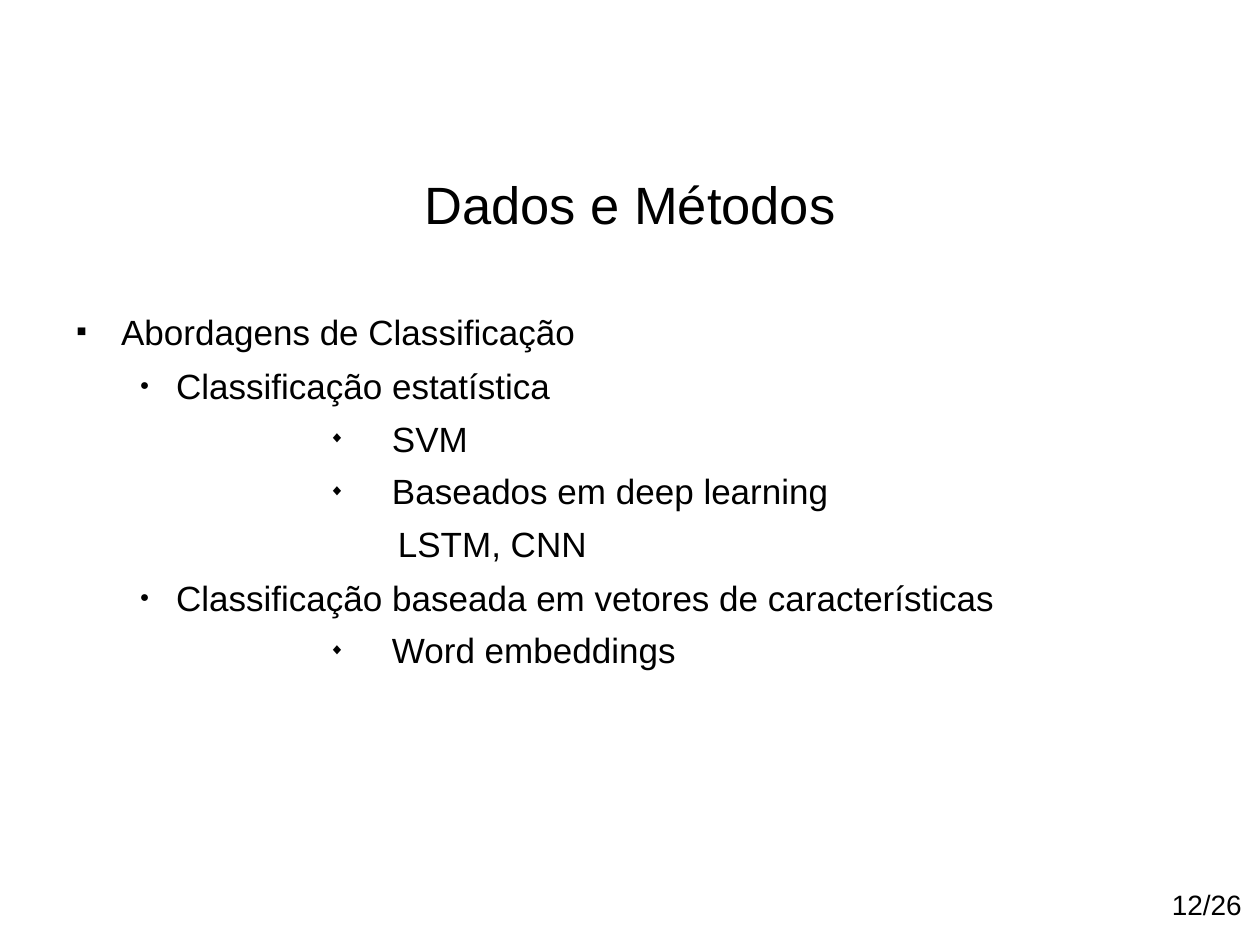
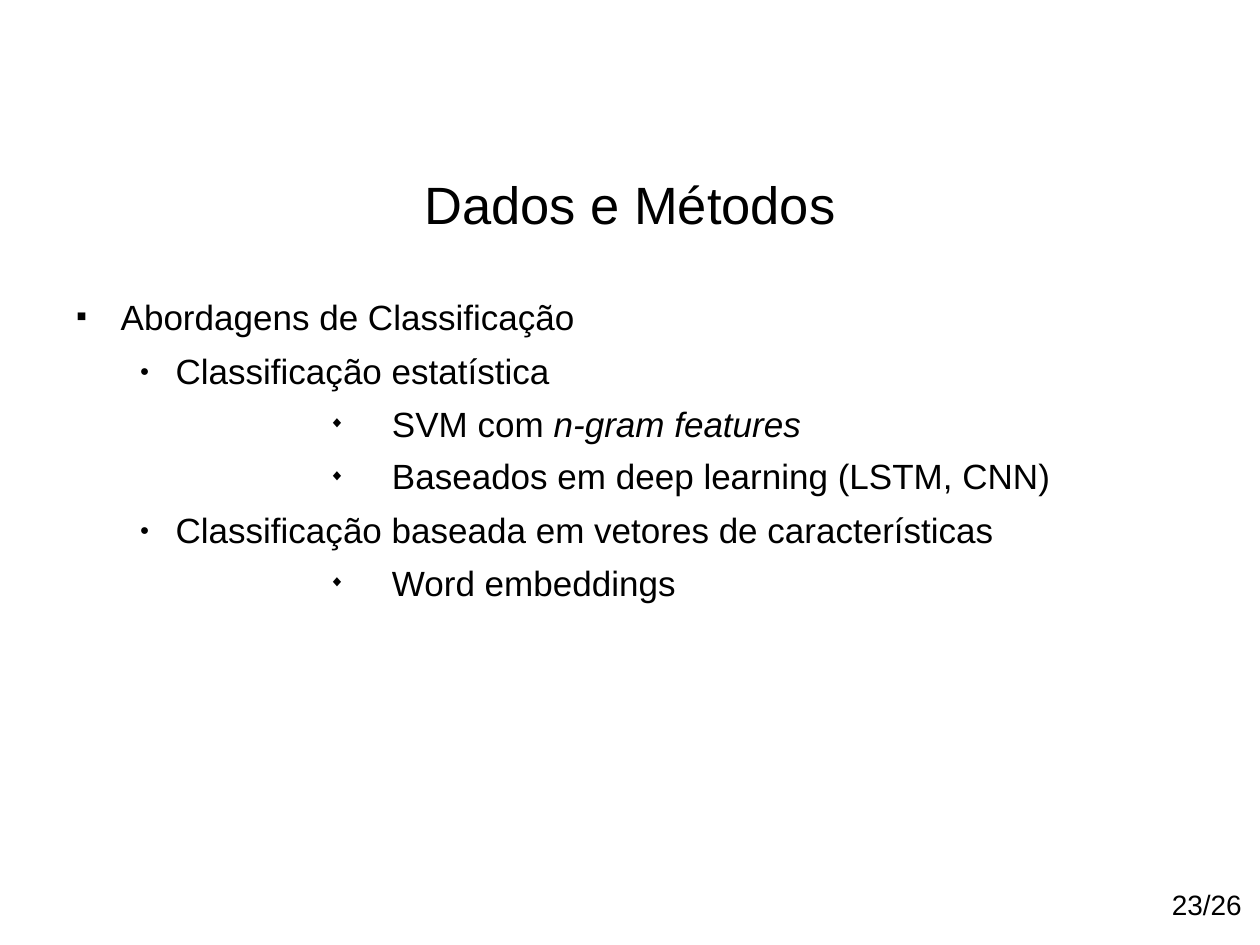
Before and after one commit to paulohq/apresentacao-NLP, a slide deck: slide 24 of apresentacao-mineracao-de-sugestoes.ppt (slide 26 before the commit). Drawn at 1260x945 pixels with LibreOffice and Linux fonts; fonts in the diff are those of the drawing; background and template pictures are left out. Boxes give left, top, right and bottom in pixels: in the first picture for what was removed or moved away, otherwise in the second. Text is boxed around its words. In the diff, an @@ line names an element or a change of style, - is before the commit and + after.

```diff
--- a/apresentacao-mineracao-de-sugestoes.ppt
+++ b/apresentacao-mineracao-de-sugestoes.ppt
@@ text "Abordagens de Classificação": place and size @@
-text "Abordagens de Classificação" at [121,319,994,670]
+text "Abordagens de Classificação" at [121,304,1050,603]
@@ text at [121,304,993,603]: indent changed @@
@@ text at [392,411,1050,496]: text changed @@
-    ◆ SVM
-    ◆ Baseados em deep learning
-    LSTM, CNN
+    ◆ SVM com n-gram features
+    ◆ Baseados em deep learning (LSTM, CNN)
@@ text at [1172,894,1242,916]: text changed @@
-12/26
+23/26
```
Also in this commit, not shown: 26 other slides changed, 2 slides removed, 10 other files.
